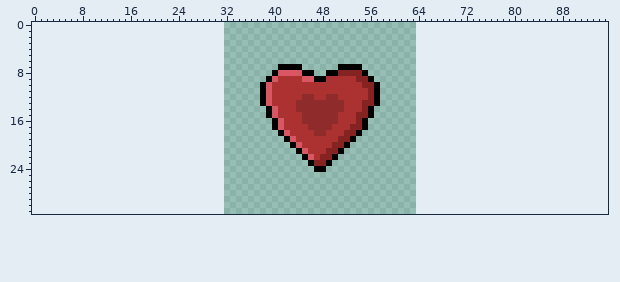
Sprite sheet, stored at src/itemsheet.png. Above is the file before it was changed.
The file is 32x32 pixels. The old version is drawn lined up with the new one, on the new canvas.
Now the later version:
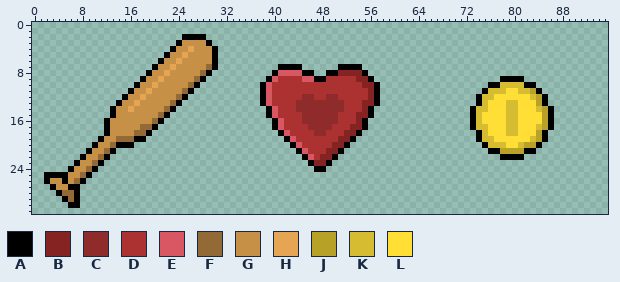
Palette (. is transparent): A #000000  B #852323  C #8f2b2b  D #ac3232  E #d95763  F #936a35  G #c69147  H #e5a552  J #b8a127  K #d6bc31  L #ffdf36
Change:
canvas 32x32 -> 96x32, the old top-left corner now at 32,0
y 2: x 25..28 .... -> AAAA
y 3: x 24..29 ...... -> AGGGGA
y 4: x 23..30 ........ -> AGGHGGGA
y 5: x 22..30 ......... -> AGGHGGGGA
y 6: x 21..30 .......... -> AGGHGGGGGA
y 7: x 20..30 ........... -> AGGHGGGGGFA
y 8: x 19..29 ........... -> AGGHGGGGGFA
y 9: x 18..28 ........... -> AGGHGGGGGFA; x 78..81 .... -> AAAA
y 10: x 17..27 ........... -> AGGHGGGGGFA; x 76..83 ........ -> AAKKKKAA
y 11: x 16..26 ........... -> AGGHGGGGGFA; x 75..84 .......... -> AKKKLLKKJA
y 12: x 15..25 ........... -> AGGHGGGGGFA; x 74..85 ............ -> AKKLLLLLLKJA
y 13: x 14..24 ........... -> AGGHGGGGGFA; x 74..85 ............ -> AKLLLKKLLLJA
y 14: x 13..23 ........... -> AGGHGGGGGFA; x 73..86 .............. -> AKKLLLKKLLLKJA
y 15: x 13..22 .......... -> AGGGGGGGFA; x 73..86 .............. -> AKLLLLKKLLLLJA
y 16: x 12..21 .......... -> AGGGGGGGFA; x 73..86 .............. -> AKLLLLKKLLLLJA
y 17: x 12..20 ......... -> AGGGGGFFA; x 73..86 .............. -> AKKLLLKKLLLKJA
y 18: x 12..19 ........ -> AGGGGFFA; x 74..85 ............ -> AKLLLKKLLLJA
y 19: x 11..18 ........ -> AGGFFFAA; x 74..85 ............ -> AKKLLLLLLKJA
y 20: x 10..16 ....... -> AGGFAAA; x 75..84 .......... -> AKKKLLKJJA
y 21: x 9..13 ..... -> AGGFA; x 76..83 ........ -> AAJJJJAA
y 22: x 8..12 ..... -> AGGFA; x 78..81 .... -> AAAA
y 23: x 7..11 ..... -> AGGFA
y 24: x 6..10 ..... -> AGGFA
y 25: x 2..9 ........ -> AAAAGGFA
y 26: x 2..8 ....... -> AGGAGFA
y 27: x 3..7 ..... -> AGGAA
y 28: x 4..7 .... -> AFFA
y 29: x 5..7 ... -> AFA
y 30: x 6..7 .. -> AA
Changed places in both pictures, as pixel boxes (x1, y1, x2, y2):
added: (44, 34, 218, 208)
added: (470, 76, 554, 160)
